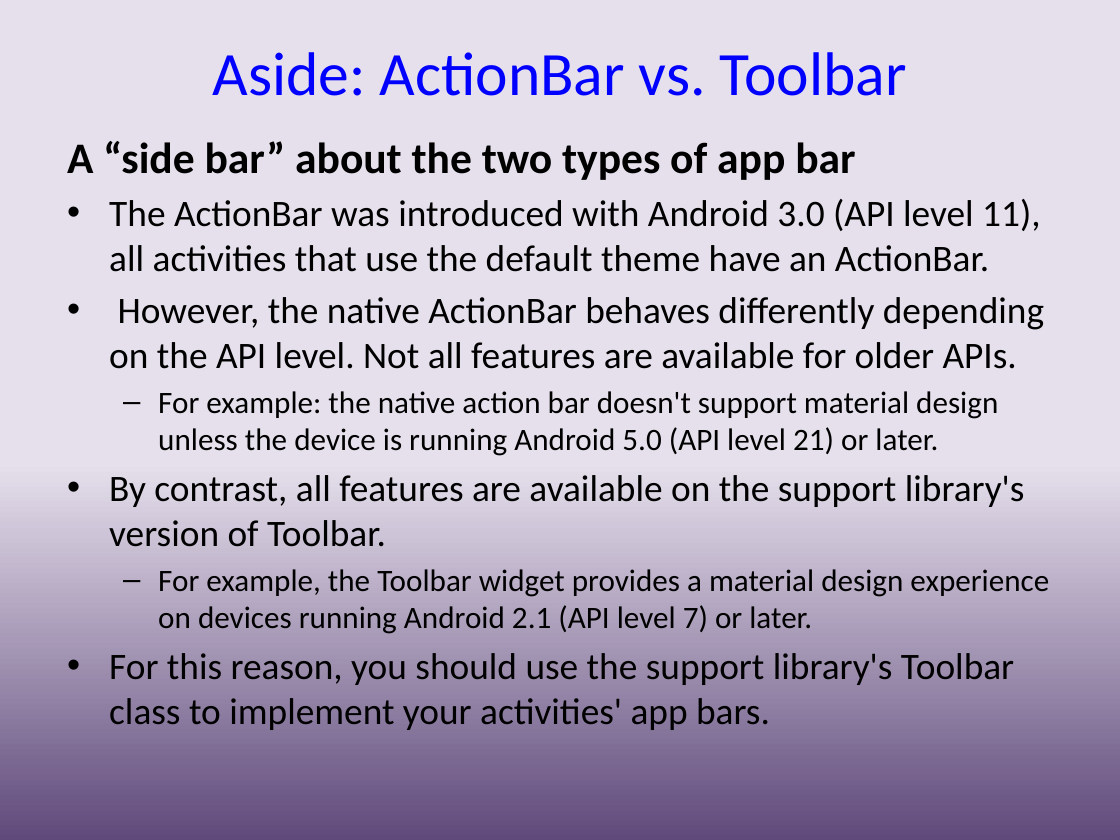
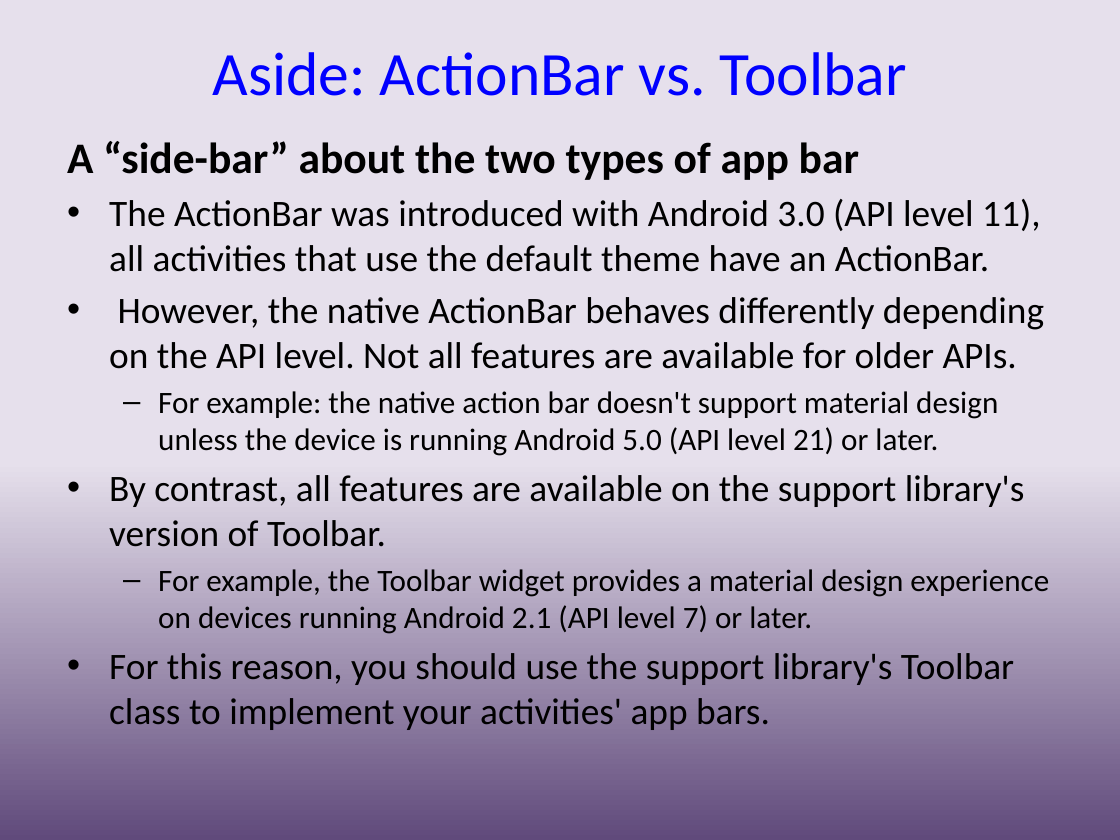
Before and after one commit to UO-CIS/CIS399Android-CourseMaterials, a slide deck: slide 18 of Notes and Slides/CIS399Wk2Day4-MultipleActivities.pptx. Drawn at 1120x840 pixels with LibreOffice and Linux fonts; fonts in the diff are those of the drawing. Boxes give left, top, right and bottom in pixels: in the first picture for what was removed or moved away, otherwise in the second. Text is boxed around its words. In the diff, an @@ line names an element or a change of style, - is before the commit and + after.

```diff
--- a/Notes and Slides/CIS399Wk2Day4-MultipleActivities.pptx
+++ b/Notes and Slides/CIS399Wk2Day4-MultipleActivities.pptx
@@ text at box(67, 141, 859, 180): text changed @@
-A “side bar” about the two types of app bar
+A “side-bar” about the two types of app bar
```
Also in this commit, not shown: 3 other slides changed, 9 other files.
